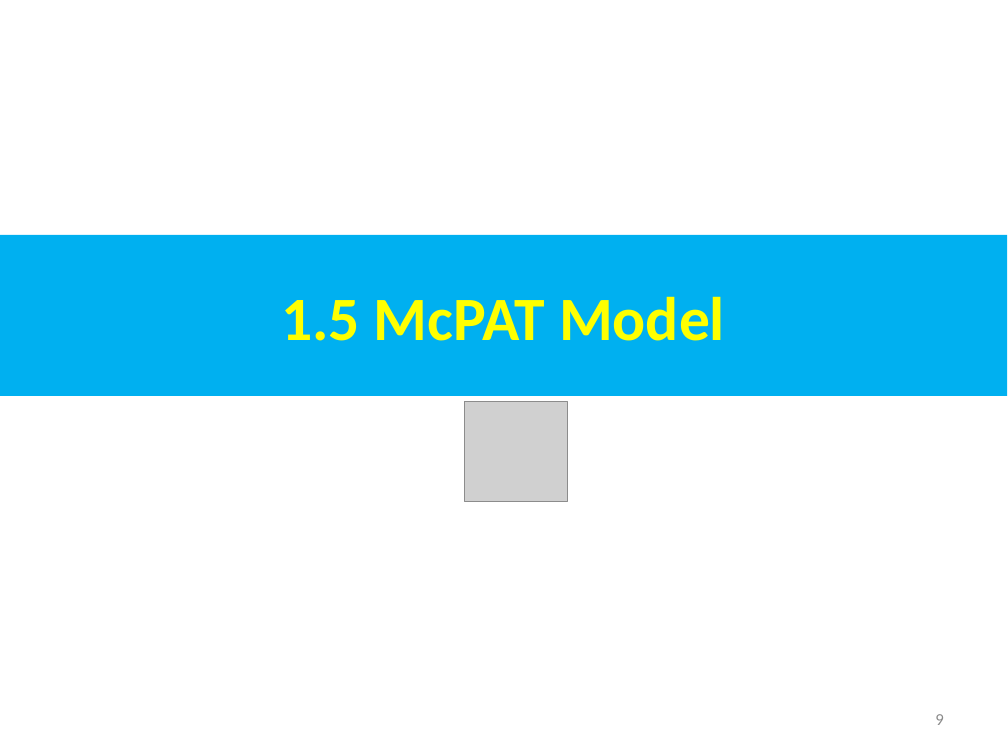
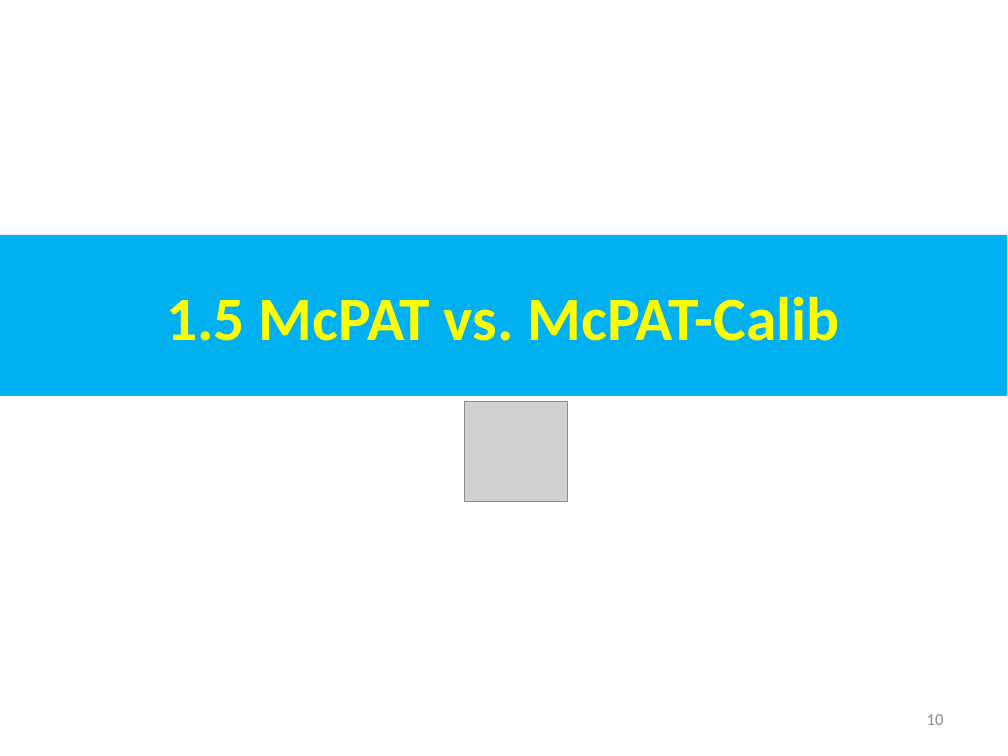
Before and after one commit to peterhchen/AIU_CS800_Chisel, a slide deck: slide 10 of 850_McPAT/000_Video/001.McPAT.ppt (slide 9 before the commit). Drawn at 1008x756 pixels with LibreOffice and Linux fonts; fonts in the diff are those of the drawing; grey boxes stand for pictures. Boxes give left, top, right and bottom in pixels: in the first picture for what was removed or moved away, otherwise in the second. Text is boxed around its words. In the diff, an @@ line names an element or a change of style, - is before the commit and + after.

```diff
--- a/850_McPAT/000_Video/001.McPAT.ppt
+++ b/850_McPAT/000_Video/001.McPAT.ppt
@@ text in rectangle at [166, 296, 840, 341]: text changed @@
-1.5 McPAT Model
+1.5 McPAT vs. McPAT-Calib
@@ page number at [927, 714, 944, 725]: text changed @@
-9
+10
```
Also in this commit, not shown: 2 other slides changed, 4 slides added.
